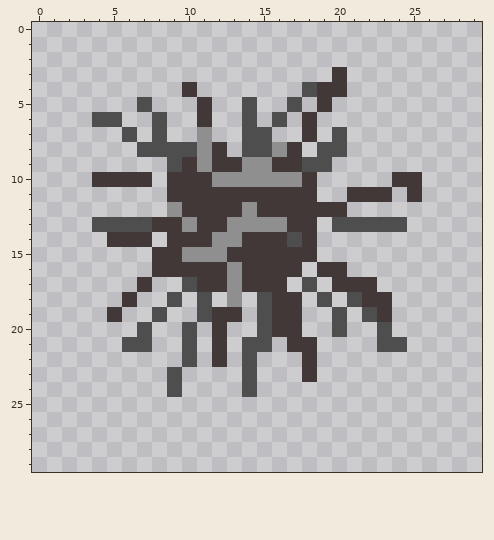
Pixel-art sprite, stored at images/cells/bomb.png. Above: the version before the commit.
The file is 30x30 pixels.
After:
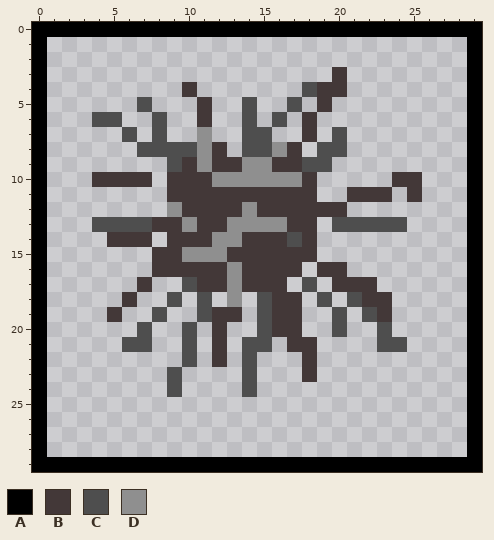
Palette (. is transparent): A #000000  B #433838  C #4e4e4e  D #8f8f8f
What changed:
The author put colour A in row 0 at x 0 to 29; in rows 1 to 28 at x 0 and 29; in row 29 at x 0 to 29.
Boxes around the changes in both pictures, in picture pixels (x1, y1, x2, y2):
added: (32, 22, 482, 472)
